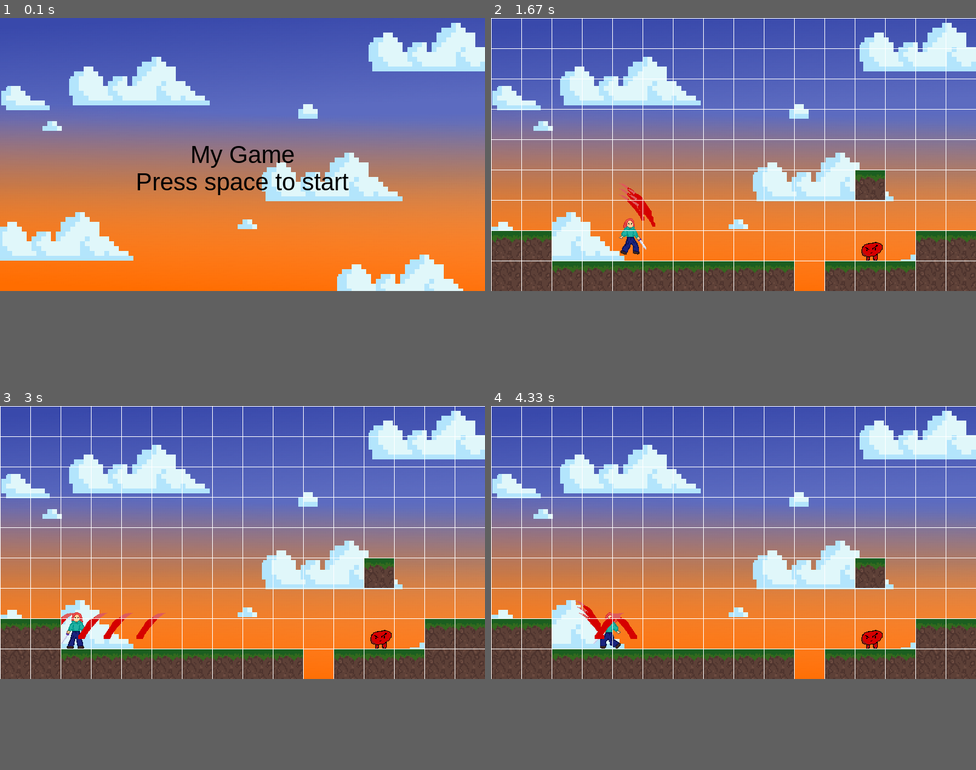
Above: before the commit, frames 1-4 (two rows, left to right).
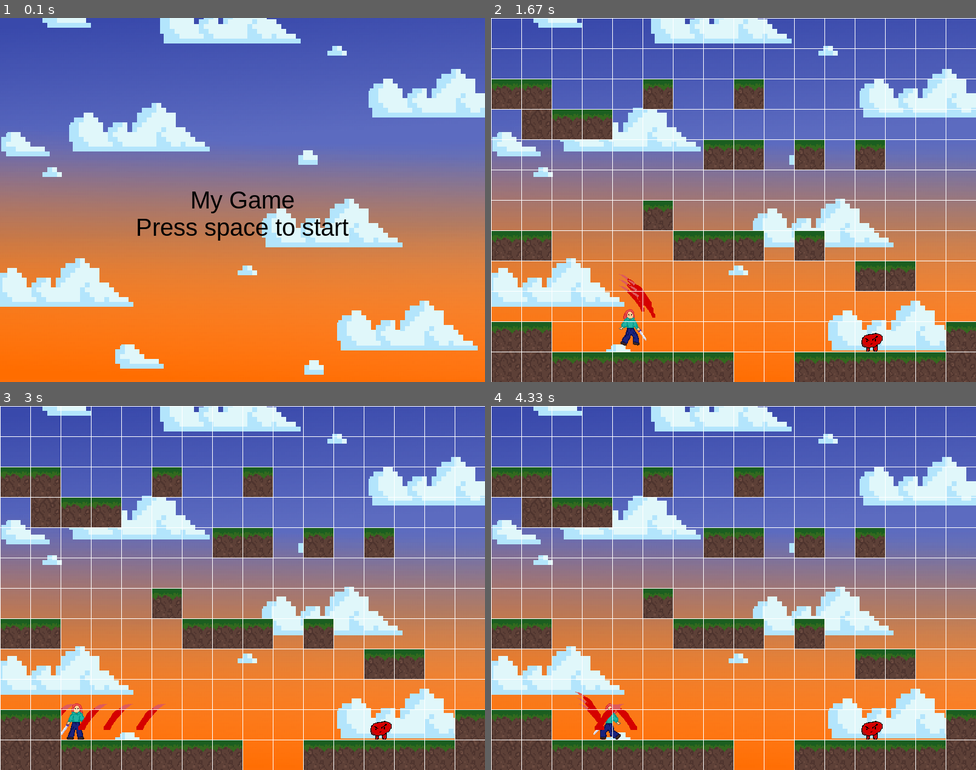
Above: after the commit, the same moments.

Repository: chadzinska/pygame_1
Game: pygame game, started from main.py
Two runs of this game, one before a commit and one after it. Both use one fixed random seed, a clock stepped at 60 frames per second and the inputs below.
Inputs:
- Up to frame 1 (0.1 s): no input
- Up to frame 2 (1.67 s): tap Space at 0.33, 1.23, 1.57 s; hold Right 0.67-1.13 s; hold Up 1.17-1.47 s; hold Right from 1.5 s (still down)
- Up to frame 3 (3 s): tap Space at 1.87, 2.07, 2.37, 2.63, 2.93 s; release Right at 1.97 s; hold Left 2-2.53 s; hold Left 2.57-2.97 s
- Up to frame 4 (4.33 s): hold Up 3-3.37 s; tap Space at 3.07, 3.47, 3.77, 4.13 s; hold Right 3.4-4.03 s; hold Left from 4.07 s (still down)
In our replay, the window is 800x450 before the commit and 800x600 after it. These sizes can differ from the game's own. Grey fills any space a smaller window leaves; there, only what the larger window draws over its background counts as a difference.

The runs differ from the first frame. In frame 1, 78% of the frame differs, in the area x 0-100%, y 0-100%; in frame 2, 71%; in frame 3, 71%; in frame 4, 71%.

Commit message:
changed screen size

Diff:
--- a/main.py
+++ b/main.py
@@ -8,7 +8,7 @@
 
 # define screen information
 SCREEN_WIDTH = 800
-SCREEN_HEIGHT = 450
+SCREEN_HEIGHT = 600
 pygame.display.set_caption("My First Game!")
 
 screen = pygame.display.set_mode((SCREEN_WIDTH, SCREEN_HEIGHT))
@@ -90,16 +90,19 @@
             screen.blit(tile[0], tile[1])
 
 
-world_data = [ # A 16x9 grid representing the level terrain. Each tile has an instruction telling the game what kind of terrain it is
+world_data = [ # A 16x12 grid representing the level terrain. Each tile has an instruction telling the game what kind of terrain it is
     [0, 0, 0, 0, 0, 0, 0, 0, 0, 0, 0, 0, 0, 0, 0, 0],
     [0, 0, 0, 0, 0, 0, 0, 0, 0, 0, 0, 0, 0, 0, 0, 0],
+    [2, 2, 0, 0, 0, 2, 0, 0, 2, 0, 0, 0, 0, 0, 0, 0],
+    [0, 1, 2, 2, 0, 0, 0, 0, 0, 0, 0, 0, 0, 0, 0, 0],
+    [0, 0, 0, 0, 0, 0, 0, 2, 2, 0, 2, 0, 2, 0, 0, 0],
     [0, 0, 0, 0, 0, 0, 0, 0, 0, 0, 0, 0, 0, 0, 0, 0],
+    [0, 0, 0, 0, 0, 2, 0, 0, 0, 0, 0, 0, 0, 0, 0, 0],
+    [2, 2, 0, 0, 0, 0, 2, 2, 2, 0, 2, 0, 0, 0, 0, 0],
+    [0, 0, 0, 0, 0, 0, 0, 0, 0, 0, 0, 0, 2, 2, 0, 0],
     [0, 0, 0, 0, 0, 0, 0, 0, 0, 0, 0, 0, 0, 0, 0, 0],
-    [0, 0, 0, 0, 0, 0, 0, 0, 0, 0, 0, 0, 0, 0, 0, 0],
-    [0, 0, 0, 0, 0, 0, 0, 0, 0, 0, 0, 0, 2, 0, 0, 0],
-    [0, 0, 0, 0, 0, 0, 0, 0, 0, 0, 0, 0, 0, 0, 0, 0],
-    [2, 2, 0, 0, 0, 0, 0, 0, 0, 0, 0, 0, 3, 0, 2, 2],
-    [1, 1, 2, 2, 2, 2, 2, 2, 2, 2, 0, 2, 2, 2, 1, 1],
+    [2, 2, 0, 0, 0, 0, 0, 0, 0, 0, 0, 0, 3, 0, 0, 2],
+    [1, 1, 2, 2, 2, 2, 2, 2, 0, 0, 2, 2, 2, 2, 2, 1],
 ]
 
 class Enemy(pygame.sprite.Sprite):
@@ -192,6 +195,8 @@
         if self.yvelocity > 10:
             self.yvelocity = 10 # terminal velocity, you can't fall quicker than 10 pixels per frame
         dy += self.yvelocity
+        if self.yvelocity > 0 and not self.jumping:
+            self.jumping = True
 
         # collision detection with terrain
         for tile in world.tile_list:
Binary file changed: images/background.png
